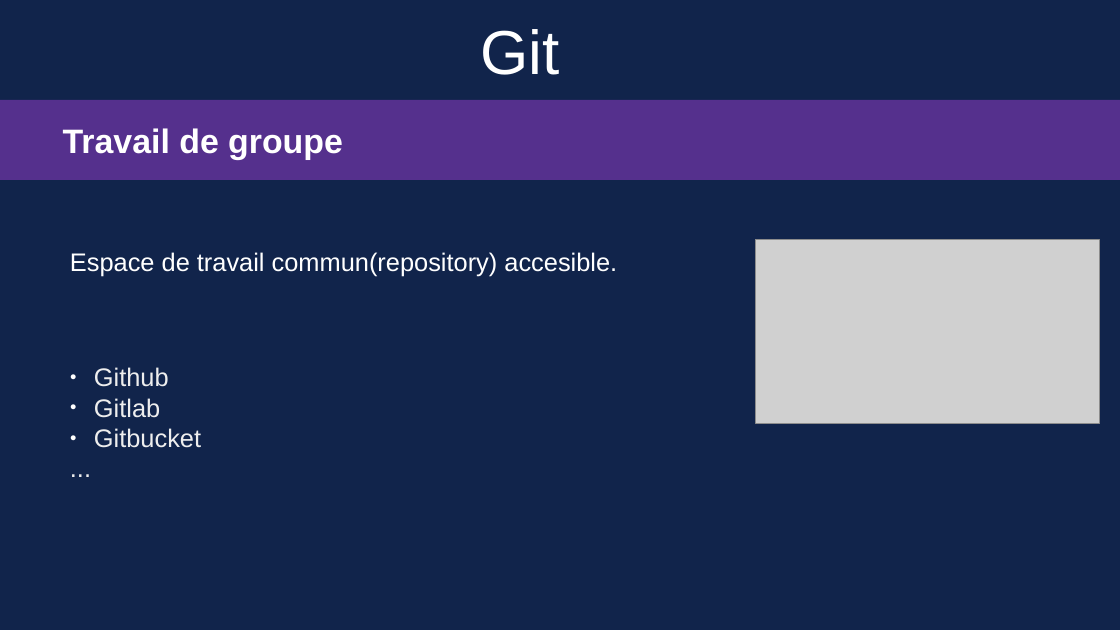
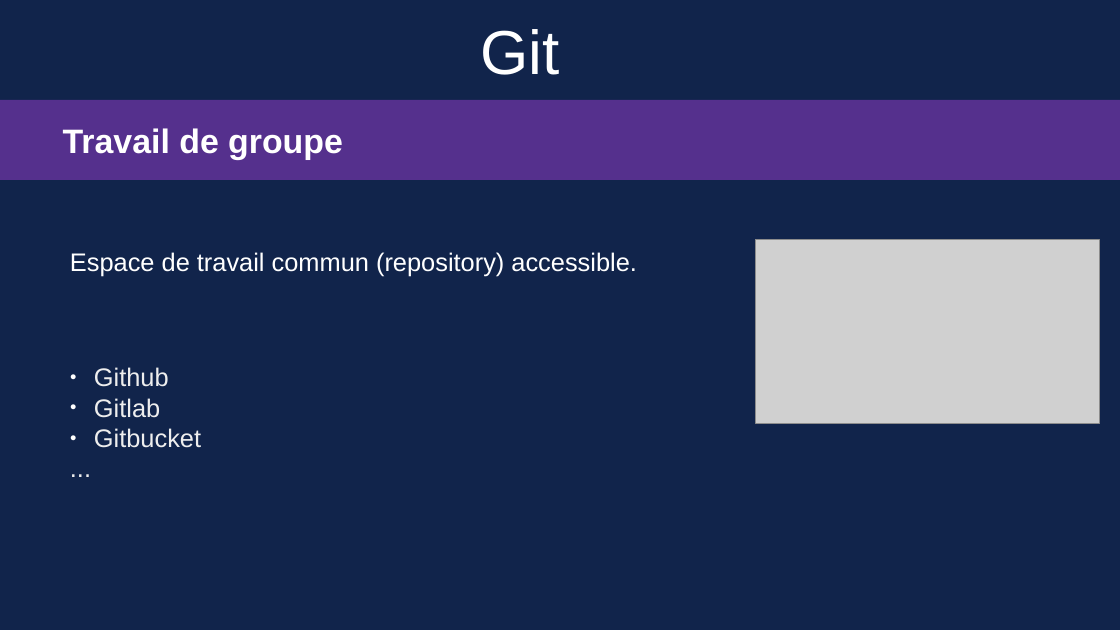
Before and after one commit to Sauvage89/guide_git, a slide deck: slide 11 of guide_git.odp (slide 10 before the commit). Drawn at 1120x630 pixels with LibreOffice and Linux fonts; fonts in the diff are those of the drawing; grey boxes stand for pictures. Boxes give left, top, right and bottom in pixels: in the first picture for what was removed or moved away, otherwise in the second. Text is boxed around its words. In the diff, an @@ line names an element or a change of style, - is before the commit and + after.

```diff
--- a/guide_git.odp
+++ b/guide_git.odp
@@ text at bbox=[70, 252, 637, 277]: text changed @@
-Espace de travail commun(repository) accesible.
+Espace de travail commun (repository) accessible.
```
Also in this commit, not shown: 7 other slides changed, 13 slides added.
